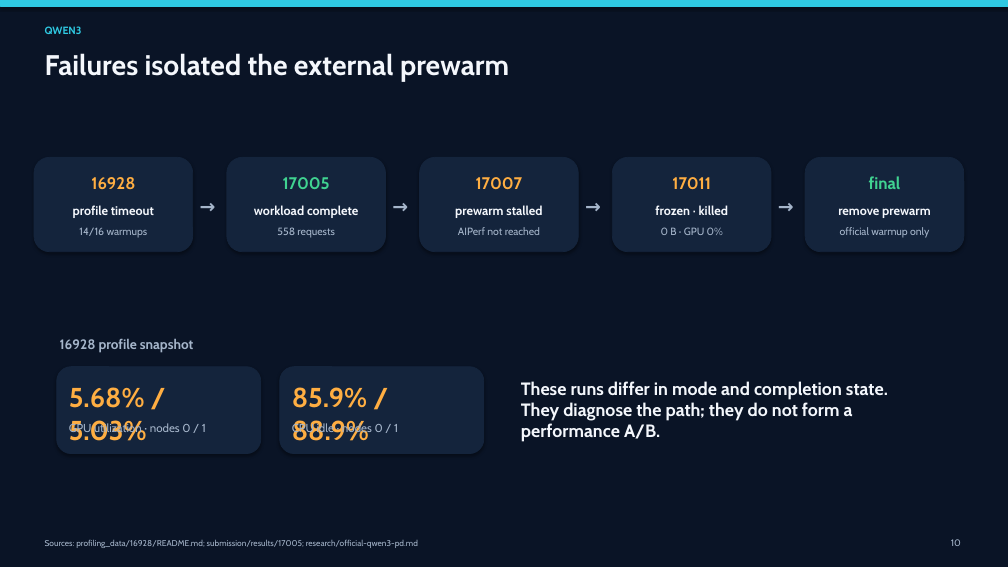
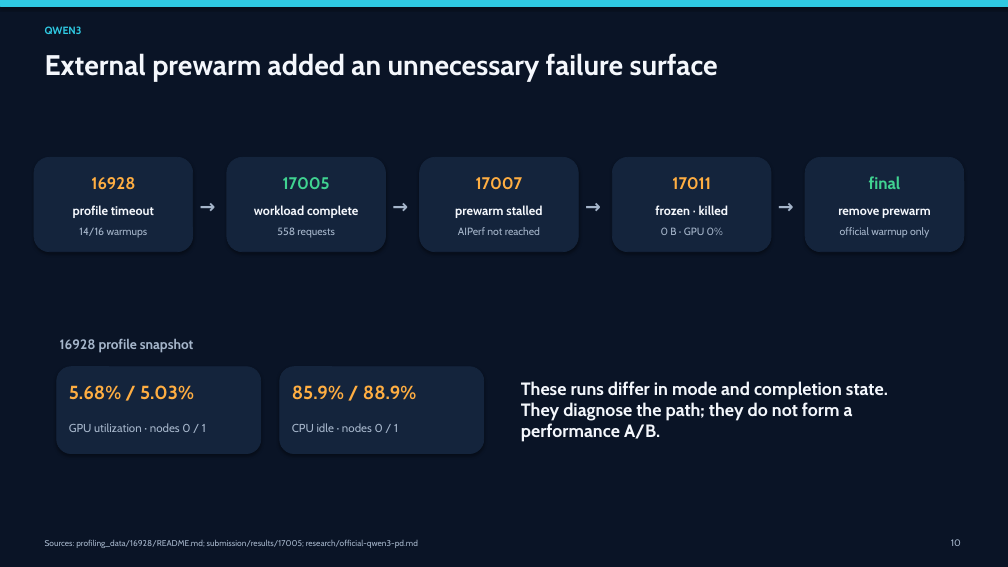
Before and after one commit to 2026-APAC-HPC-AI-Tokyo-Rapids/1_OpenFOAM, a slide deck: slide 10 of presentation/team_presentation.pptx. Drawn at 1008x567 pixels with LibreOffice and Linux fonts; fonts in the diff are those of the drawing. Boxes give left, top, right and bottom in pixels: in the first picture for what was removed or moved away, otherwise in the second. Text is boxed around its words. In the diff, an @@ line names an element or a change of style, - is before the commit and + after.

```diff
--- a/presentation/team_presentation.pptx
+++ b/presentation/team_presentation.pptx
@@ text at (45, 53, 718, 81): text changed @@
-Failures isolated the external prewarm
+External prewarm added an unnecessary failure surface
@@ text "5.68% / 5.03%" at (69, 385, 194, 400): size 26 to 18 pt @@
@@ text "85.9% / 88.9%" at (292, 385, 416, 400): size 26 to 18 pt @@
```
Also in this commit, not shown: 5 other slides changed, 1 slide added, 1 slide removed.
